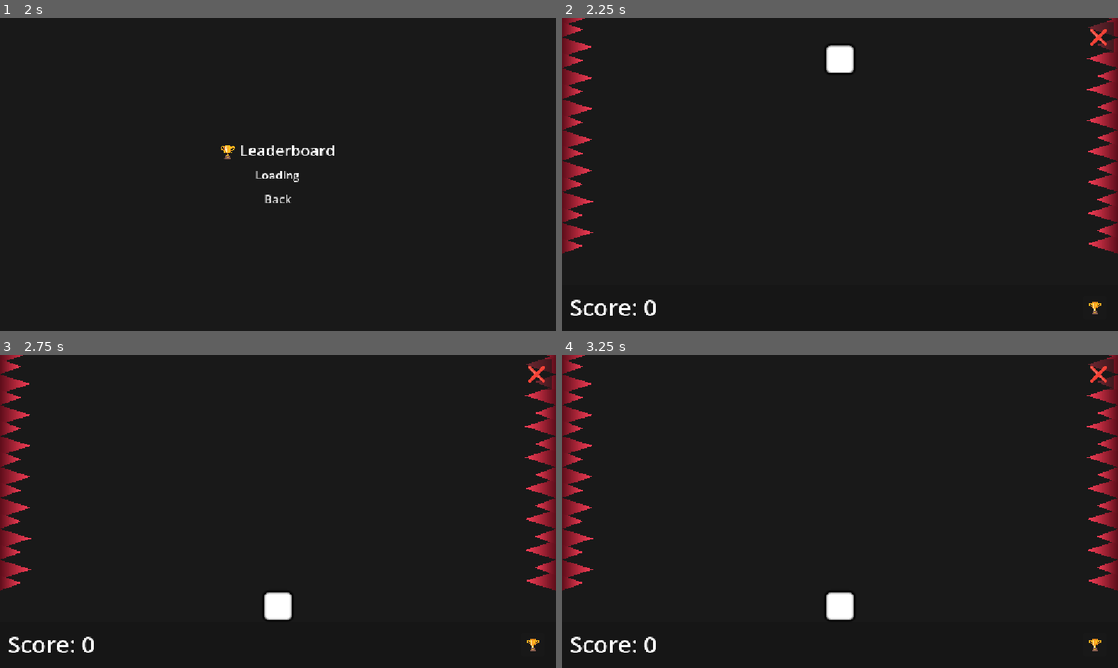
Above: before the commit, frames 1-4 (two rows, left to right).
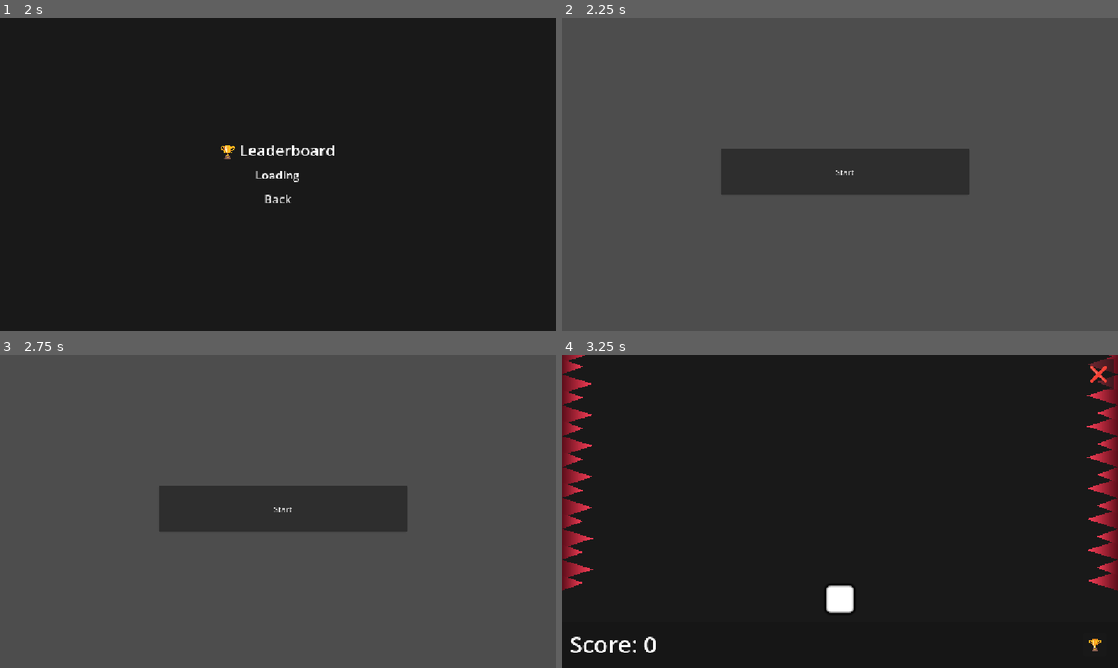
Above: after the commit, the same moments.

Repository: vindognz/dodge-the-spikes
Game: Godot game, scene res://scenes/start.tscn
Same seed, same stepped clock (60 frames per second), same inputs: the game is played once before the commit and once after it.
Inputs (mouse positions are in pixels of both pictures, inside the frame that each line leads up to):
- Up to frame 1 (2 s): click "Start" at 0.5 s; click "🏆" at 1.25 s
- Up to frame 2 (2.25 s): click "Back" at 2 s
- Up to frame 3 (2.75 s): no input
- Up to frame 4 (3.25 s): click (845, 508) at 2.75 s, where only the run after the commit has a clickable "Start"

Frame 1 is identical in both runs. In frame 2, 93% of the frame differs, in the area x 0-100%, y 0-100%; in frame 3, 93%; in frame 4, 0.3%.

Commit message:
Dynamic spike cooldown (scales with score)

Diff:
--- a/scenes/game.tscn
+++ b/scenes/game.tscn
@@ -12,7 +12,7 @@
 
 [node name="Big bg rect" type="ColorRect" parent="." unique_id=714083169]
 offset_left = -144.0
-offset_top = -162.0
+offset_top = -24.0
 offset_right = 144.0
 color = Color(0.08468992, 0.08468992, 0.08468992, 1)
 
--- a/scripts/leaderboard.gd
+++ b/scripts/leaderboard.gd
@@ -54,4 +54,4 @@
 		entry_list.add_child(row)
 
 func _on_back_button_pressed() -> void:
-	get_tree().change_scene_to_file("res://scenes/game.tscn")
+	get_tree().change_scene_to_file("res://scenes/start.tscn")
--- a/scripts/spike_controller.gd
+++ b/scripts/spike_controller.gd
@@ -4,7 +4,8 @@
 @onready var camera: Camera2D = get_parent().get_node("Camera")
 
 var screen_width: float
-var cooldown: float = 1.5
+var min_cooldown: float = 0.75
+var base_cooldown: float = 1.5
 var timer: float = 0.0
 var last_side: String = ""
 var same_side_count: int = 0
@@ -16,10 +17,13 @@
 func _process(delta: float) -> void:
 	if not Global.running: return
 	timer += delta
-	if timer >= cooldown:
+	if timer >= get_cooldown():
 		if randf() < 0.3:
 			timer = 0.0
 			spawn_spike()
+
+func get_cooldown() -> float:
+	return max(min_cooldown, base_cooldown - Global.score * 0.02)
 
 func pick_side() -> String:
 	var side = "left" if randf() < 0.5 else "right"
